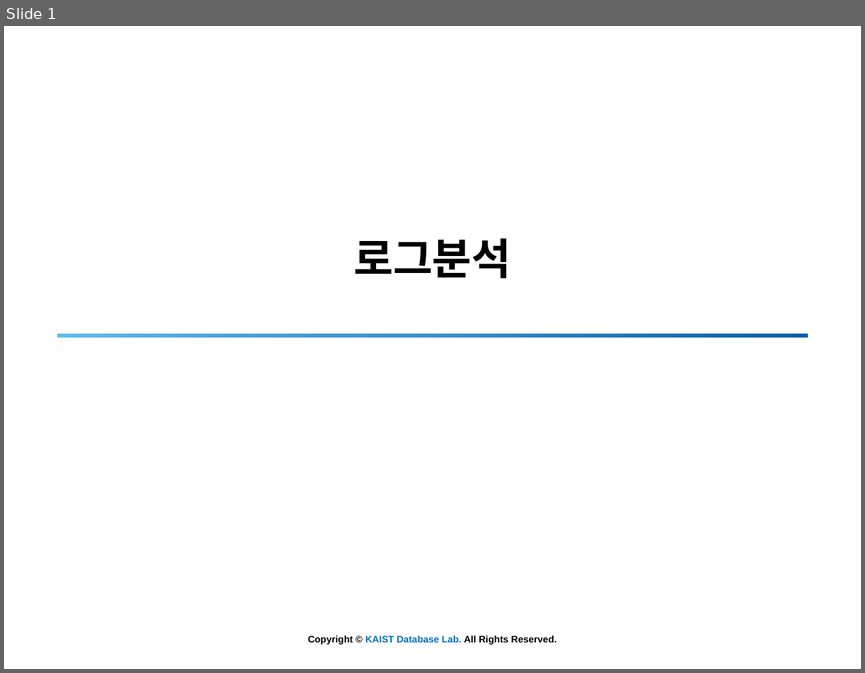
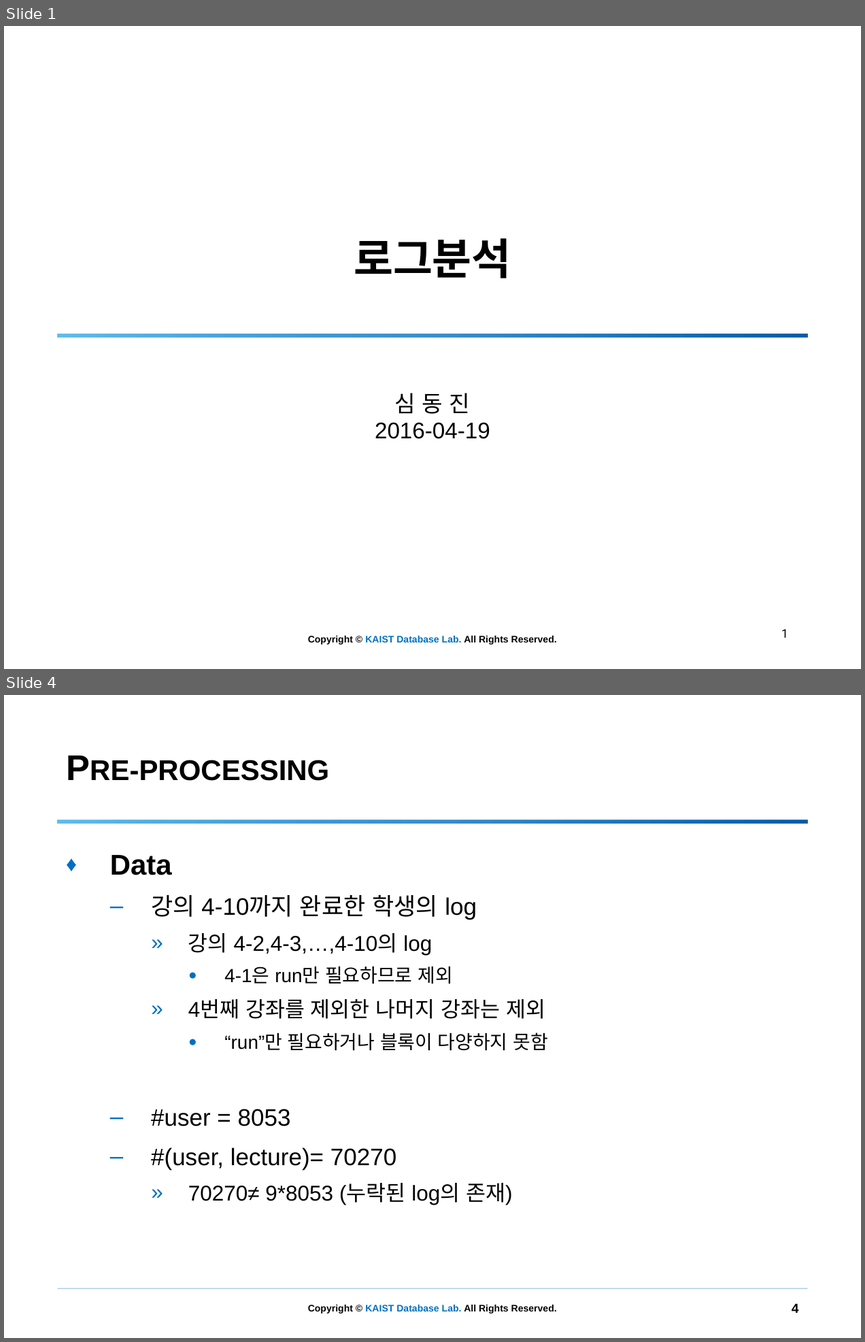
Before and after one commit to simdj/entry_log_analysis, a slide deck: 160419 로그분석 - 3.pptx. Shown one above the other, each under a label of ours: slide 1 before the commit, slides 1 and 4 after it; the slides between them are not shown. The pictures are 865x673 and 865x1342 pixels, drawn with LibreOffice and Linux fonts; fonts in the diff are those of the drawing; background and template pictures are left out. Boxes give left, top, right and bottom in pixels: in the first picture for what was removed or moved away, otherwise in the second. Text is boxed around its words. In the diff, an @@ line names an element or a change of style, - is before the commit and + after.

```diff
--- a/160419 로그분석 - 3.pptx
+++ b/160419 로그분석 - 3.pptx
@@ slide 4 added at [4,695,861,1338], background #FFFFFF; not listed: 1 template element that a slide beside it also shows @@
@@ title added at [90,760,329,781], 30 pt, text #000000, bold, small capitals @@
+Pre-processing
@@ rectangle added at [57,820,807,824], fill gradient #5FBEED to #0070C0 to #015CAA @@
@@ text added at [110,855,548,1205], 18 pt, text #000000 @@
+♦ Data
+  – 강의 4-10까지 완료한 학생의 log
+    » 강의 4-2,4-3,…,4-10의 log
+      ● 4-1은 run만 필요하므로 제외
+    » 4번째 강좌를 제외한 나머지 강좌는 제외
+      ● “run”만 필요하거나 블록이 다양하지 못함
+  – #user = 8053
+  – #(user, lecture)= 70270
+    » 70270≠ 9*8053 (누락된 log의 존재)
@@ line added from (57, 1288) to (808, 1288), #0070C0 0.25 pt @@
@@ page number added at [791,1303,799,1312], 11 pt, text #000000, bold @@
+4
@@ slide 1 changed as well @@
@@ subtitle added at [375,393,490,439], 19 pt, text #000000 @@
+심 동 진
+2016-04-19
@@ page number added at [781,628,788,637], 10 pt, text #000000 @@
+1
```
Also in this commit, not shown: 2 other slides changed, 25 other slides added, 9 slides removed, 9 other files.
